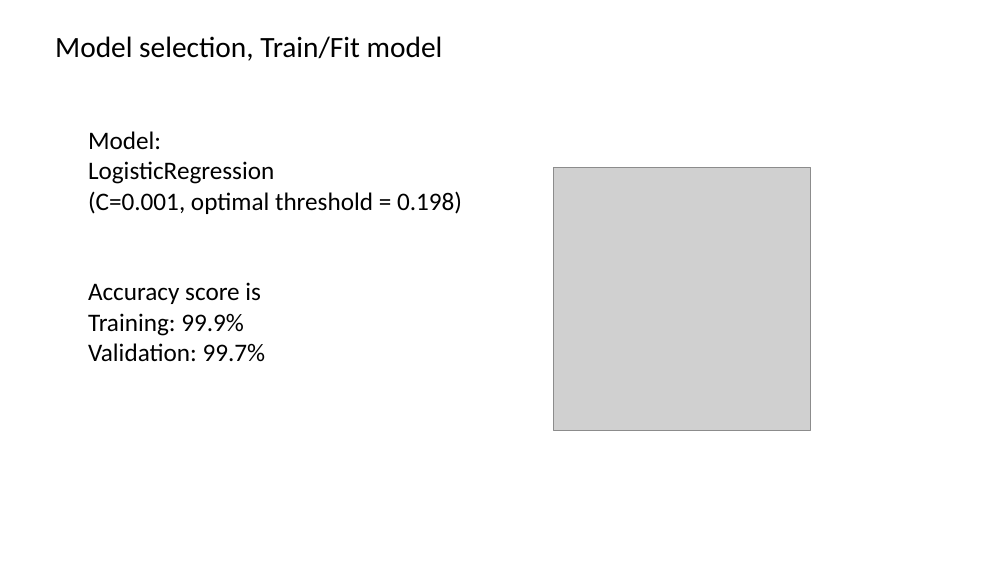
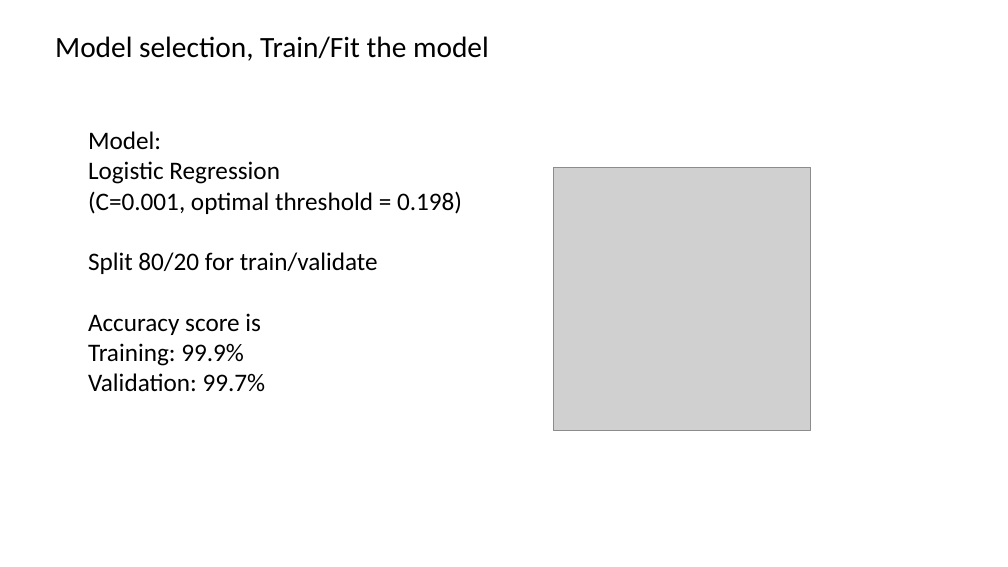
Before and after one commit to JNYH/ecg_vbeat, a slide deck: slide 5 of ecg_vbeat.pptx (slide 4 before the commit). Drawn at 1008x567 pixels with LibreOffice and Linux fonts; fonts in the diff are those of the drawing; grey boxes stand for pictures. Boxes give left, top, right and bottom in pixels: in the first picture for what was removed or moved away, otherwise in the second. Text is boxed around its words. In the diff, an @@ line names an element or a change of style, - is before the commit and + after.

```diff
--- a/ecg_vbeat.pptx
+++ b/ecg_vbeat.pptx
@@ text at <box>55,36,489,61</box>: text changed @@
-Model selection, Train/Fit model
+Model selection, Train/Fit the model
@@ text at <box>88,161,280,184</box>: spaces changed @@
-LogisticRegression
+Logistic Regression
@@ text at <box>88,252,378,274</box>: paragraph added @@
+Split 80/20 for train/validate
```
Also in this commit, not shown: 4 other slides changed, 1 slide added.
